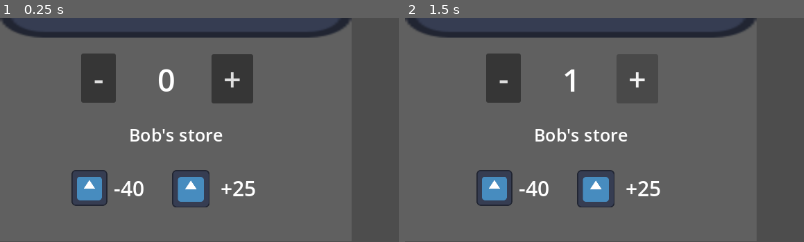
Above: before the commit, frames 1-2 (left to right).
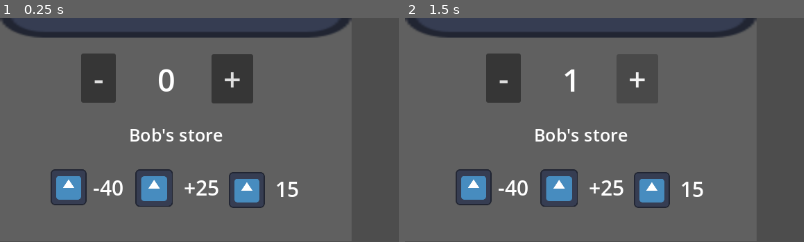
Above: after the commit, the same moments.

Repository: asiderys/ROOT16-Game-Jam
Game: Godot game, scene res://product_card.tscn
Same seed, same stepped clock (60 frames per second), same inputs: the game is played once before the commit and once after it. The engine's default icon, where the game draws it, is replaced by a stand-in: a white triangle on a blue panel in a dark square.
Inputs:
- Up to frame 1 (0.25 s): no input
- Up to frame 2 (1.5 s): click "-" at 0.5 s; click "+" at 1.25 s
The pictures show only the part of the screen within x 0-50%, y 50-100%; the shares and areas given below are measured in that part.

The runs differ from the first frame. In frame 1, 7.1% of the frame differs, in the area x 12-75%, y 67-85%; in frame 2, 7.1%.
Error after the commit: Invalid access to property or key 'item_name' on a base object of type 'Nil'. (res://product_card.gd:13)

Commit message:
Added product data type

Diff:
--- a/Restocking.tscn
+++ b/Restocking.tscn
@@ -1,6 +1,6 @@
 [gd_scene format=3 uid="uid://dghjohdt4f5s8"]
 
-[ext_resource type="PackedScene" uid="uid://dtxngu4u3aui3" path="res://product_card.tscn" id="1_575rj"]
+[ext_resource type="Script" uid="uid://2t6ms3cgrhmr" path="res://restocking.gd" id="1_pbe4y"]
 
 [node name="Restocking" type="Control" unique_id=1323624672]
 layout_mode = 3
@@ -9,8 +9,9 @@
 anchor_bottom = 1.0
 grow_horizontal = 2
 grow_vertical = 2
+script = ExtResource("1_pbe4y")
 
-[node name="VBoxContainer" type="VBoxContainer" parent="." unique_id=1230722064]
+[node name="Layout" type="VBoxContainer" parent="." unique_id=1230722064]
 layout_mode = 1
 anchors_preset = 15
 anchor_right = 1.0
@@ -18,12 +19,12 @@
 grow_horizontal = 2
 grow_vertical = 2
 
-[node name="ScrollContainer" type="ScrollContainer" parent="VBoxContainer" unique_id=1152177846]
+[node name="ScrollBox" type="ScrollContainer" parent="Layout" unique_id=1152177846]
 custom_minimum_size = Vector2(6.015, 13.545)
 layout_mode = 2
 size_flags_vertical = 3
 
-[node name="VBoxContainer" type="GridContainer" parent="VBoxContainer/ScrollContainer" unique_id=2145477403]
+[node name="ProductCardContainer" type="GridContainer" parent="Layout/ScrollBox" unique_id=2145477403]
 layout_mode = 2
 size_flags_horizontal = 6
 size_flags_vertical = 3
@@ -31,31 +32,7 @@
 theme_override_constants/v_separation = 15
 columns = 2
 
-[node name="ProductCard2" parent="VBoxContainer/ScrollContainer/VBoxContainer" unique_id=897568947 instance=ExtResource("1_575rj")]
-layout_mode = 2
-
-[node name="ProductCard3" parent="VBoxContainer/ScrollContainer/VBoxContainer" unique_id=2112848937 instance=ExtResource("1_575rj")]
-layout_mode = 2
-
-[node name="ProductCard4" parent="VBoxContainer/ScrollContainer/VBoxContainer" unique_id=1564079644 instance=ExtResource("1_575rj")]
-layout_mode = 2
-
-[node name="ProductCard5" parent="VBoxContainer/ScrollContainer/VBoxContainer" unique_id=1605225416 instance=ExtResource("1_575rj")]
-layout_mode = 2
-
-[node name="ProductCard6" parent="VBoxContainer/ScrollContainer/VBoxContainer" unique_id=2107944140 instance=ExtResource("1_575rj")]
-layout_mode = 2
-
-[node name="ProductCard7" parent="VBoxContainer/ScrollContainer/VBoxContainer" unique_id=1445310710 instance=ExtResource("1_575rj")]
-layout_mode = 2
-
-[node name="ProductCard8" parent="VBoxContainer/ScrollContainer/VBoxContainer" unique_id=1281273093 instance=ExtResource("1_575rj")]
-layout_mode = 2
-
-[node name="ProductCard" parent="VBoxContainer/ScrollContainer/VBoxContainer" unique_id=276823760 instance=ExtResource("1_575rj")]
-layout_mode = 2
-
-[node name="Button" type="Button" parent="VBoxContainer" unique_id=710807426]
+[node name="Button" type="Button" parent="Layout" unique_id=710807426]
 custom_minimum_size = Vector2(0, 75)
 layout_mode = 2
 theme_override_colors/icon_normal_color = Color(0.49919003, 0.97400683, 0.9999998, 1)
--- a/product_card.gd
+++ b/product_card.gd
@@ -1,21 +1,23 @@
 extends Control
+const product_data = preload("res://product_data.gd")
+var amount_purchase = 0
+var self_data:product_data = null
 
-var amount_purchase = 0
-# Called when the node enters the scene tree for the first time.
 func _ready() -> void:
-	pass # Replace with function body.
+	set_up_vals(self_data)
 
-
-# Called every frame. 'delta' is the elapsed time since the previous frame.
 func _process(delta: float) -> void:
 	$Amount.text = str(amount_purchase)
-
+func set_up_vals(data: product_data):
+	self_data = data
+	$ItemName.text = data.item_name
+	$StoreName.text = data.store_name
+	$CoinsCount.text = str(data.cost)
+	$TrustCount.text = str(data.trust_value)
+	$ProfitCount.text = str(data.sell_price)
 
 func decrease_purchase_amount() -> void:
 	amount_purchase = clamp(amount_purchase - 1, 0,INF)
 
-
-
-
 func increase_purchase_amount() -> void:
 	amount_purchase = clamp(amount_purchase + 1, 0,INF)
--- a/product_card.tscn
+++ b/product_card.tscn
@@ -91,37 +91,55 @@
 
 [node name="CoinIcon" type="TextureRect" parent="." unique_id=592293909]
 layout_mode = 0
-offset_left = 103.0
-offset_top = 544.00006
-offset_right = 231.0
-offset_bottom = 672.00006
+offset_left = 73.0
+offset_top = 543.0
+offset_right = 201.0
+offset_bottom = 671.0
 scale = Vector2(0.405, 0.405)
 texture = ExtResource("1_t13al")
 
 [node name="TrustIcon" type="TextureRect" parent="." unique_id=1946258989]
 layout_mode = 0
-offset_left = 247.99998
-offset_top = 544.0
-offset_right = 376.0
-offset_bottom = 672.0
+offset_left = 194.99998
+offset_top = 543.0
+offset_right = 323.0
+offset_bottom = 671.0
 scale = Vector2(0.425, 0.425)
 texture = ExtResource("1_t13al")
 
 [node name="CoinsCount" type="Label" parent="." unique_id=1923440973]
 layout_mode = 0
-offset_left = 163.99998
-offset_top = 549.0
-offset_right = 207.99998
-offset_bottom = 591.0
+offset_left = 133.99998
+offset_top = 547.99994
+offset_right = 178.0
+offset_bottom = 589.99994
 theme_override_font_sizes/font_size = 30
 text = "-40"
 
+[node name="ProfitIcon" type="TextureRect" parent="." unique_id=405294746]
+layout_mode = 0
+offset_left = 330.00003
+offset_top = 546.99994
+offset_right = 458.00003
+offset_bottom = 674.99994
+scale = Vector2(0.405, 0.405)
+texture = ExtResource("1_t13al")
+
+[node name="ProfitCount" type="Label" parent="." unique_id=767356894]
+layout_mode = 0
+offset_left = 397.0
+offset_top = 550.0
+offset_right = 441.0
+offset_bottom = 592.0
+theme_override_font_sizes/font_size = 30
+text = "15"
+
 [node name="TrustCount" type="Label" parent="." unique_id=1371218531]
 layout_mode = 0
-offset_left = 318.0
-offset_top = 549.0
-offset_right = 369.0
-offset_bottom = 591.0
+offset_left = 265.0
+offset_top = 548.0
+offset_right = 316.0
+offset_bottom = 590.0
 theme_override_font_sizes/font_size = 30
 text = "+25"
 
--- /dev/null
+++ b/product_data.gd
@@ -0,0 +1,7 @@
+class_name product_data
+extends Resource
+@export var item_name = "Item Name"
+@export var store_name = "Store Name"
+@export var cost = -4
+@export var sell_price = 4
+@export var trust_value = 16
--- /dev/null
+++ b/restocking.gd
@@ -0,0 +1,8 @@
+extends Control
+@onready var product_card_scene = preload("res://product_card.tscn")
+const product_data = preload("res://product_data.gd")
+
+func setup(data: product_data):
+	var product_card = product_card_scene.instantiate()
+	product_card.self_data = data
+	$Layout/ScrollBox/ProductCardContainer.add_child(product_card)
Not shown, added: product_data.gd.uid
Not shown, added: restocking.gd.uid
